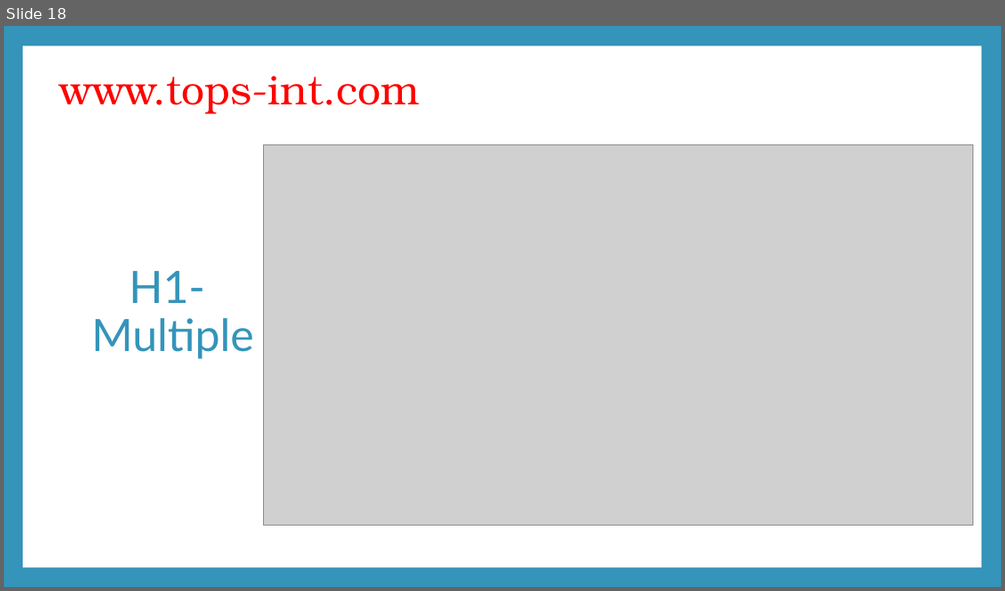
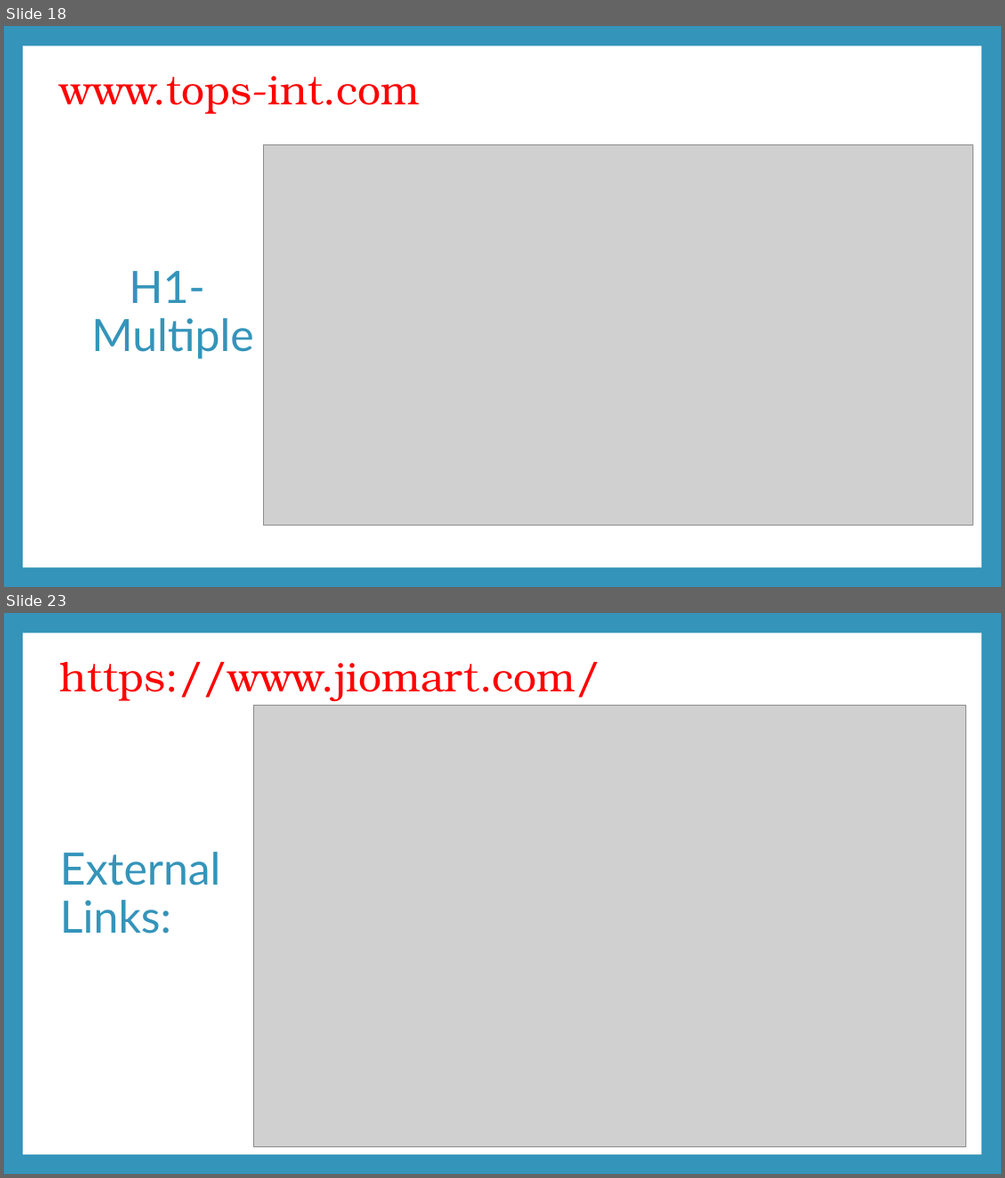
Before and after one commit to Resh-Digi/Resh-DM-Task, a slide deck: SCREAMING FROG.pptx. Shown one above the other, each under a label of ours: slide 18 before the commit, slides 18 and 23 after it; the slides between them are not shown. The pictures are 1005x591 and 1005x1178 pixels, drawn with LibreOffice and Linux fonts; fonts in the diff are those of the drawing; grey boxes stand for pictures. Boxes give left, top, right and bottom in pixels: in the first picture for what was removed or moved away, otherwise in the second. Text is boxed around its words. In the diff, an @@ line names an element or a change of style, - is before the commit and + after.

```diff
--- a/SCREAMING FROG.pptx
+++ b/SCREAMING FROG.pptx
@@ slide 23 added at [4,613,1001,1174], background #3494BA; not listed: 1 template element that a slide beside it also shows @@
@@ title added at [60,662,600,701], 39.6 pt, text #FF0000 @@
+https://www.jiomart.com/
@@ picture added at [253,705,966,1147] @@
@@ text added at [60,852,221,933], 42.9 pt, text #3494BA @@
+External Links:
```
Also in this commit, not shown: 1 slide changed, 10 other slides added.
